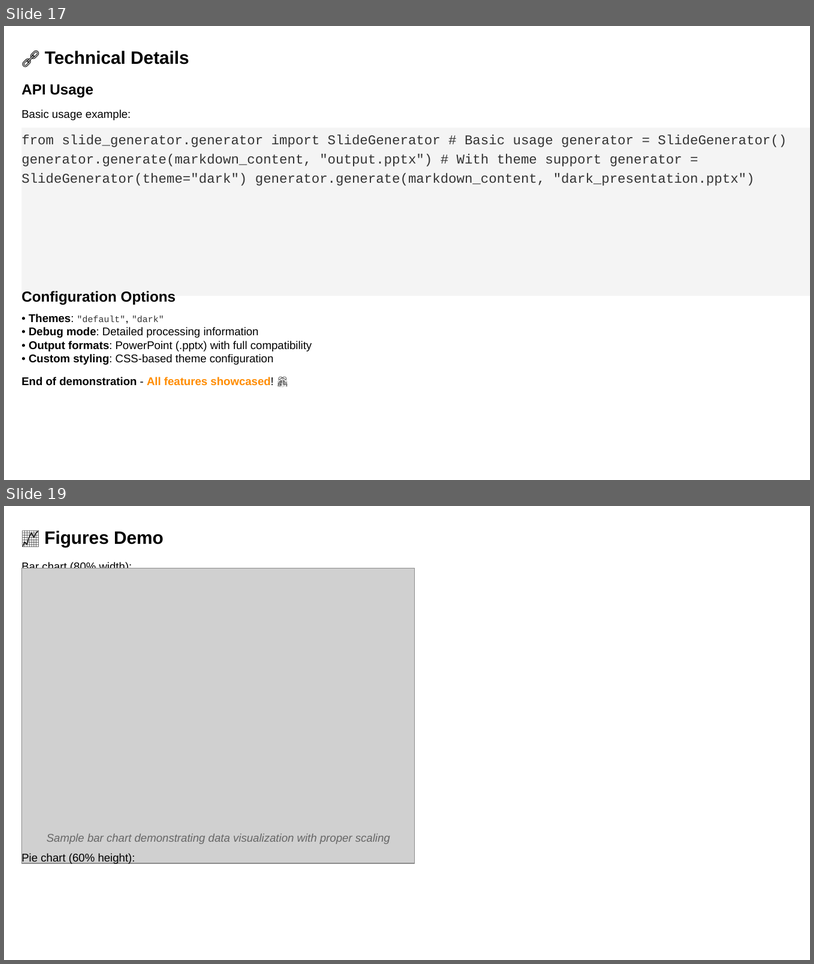
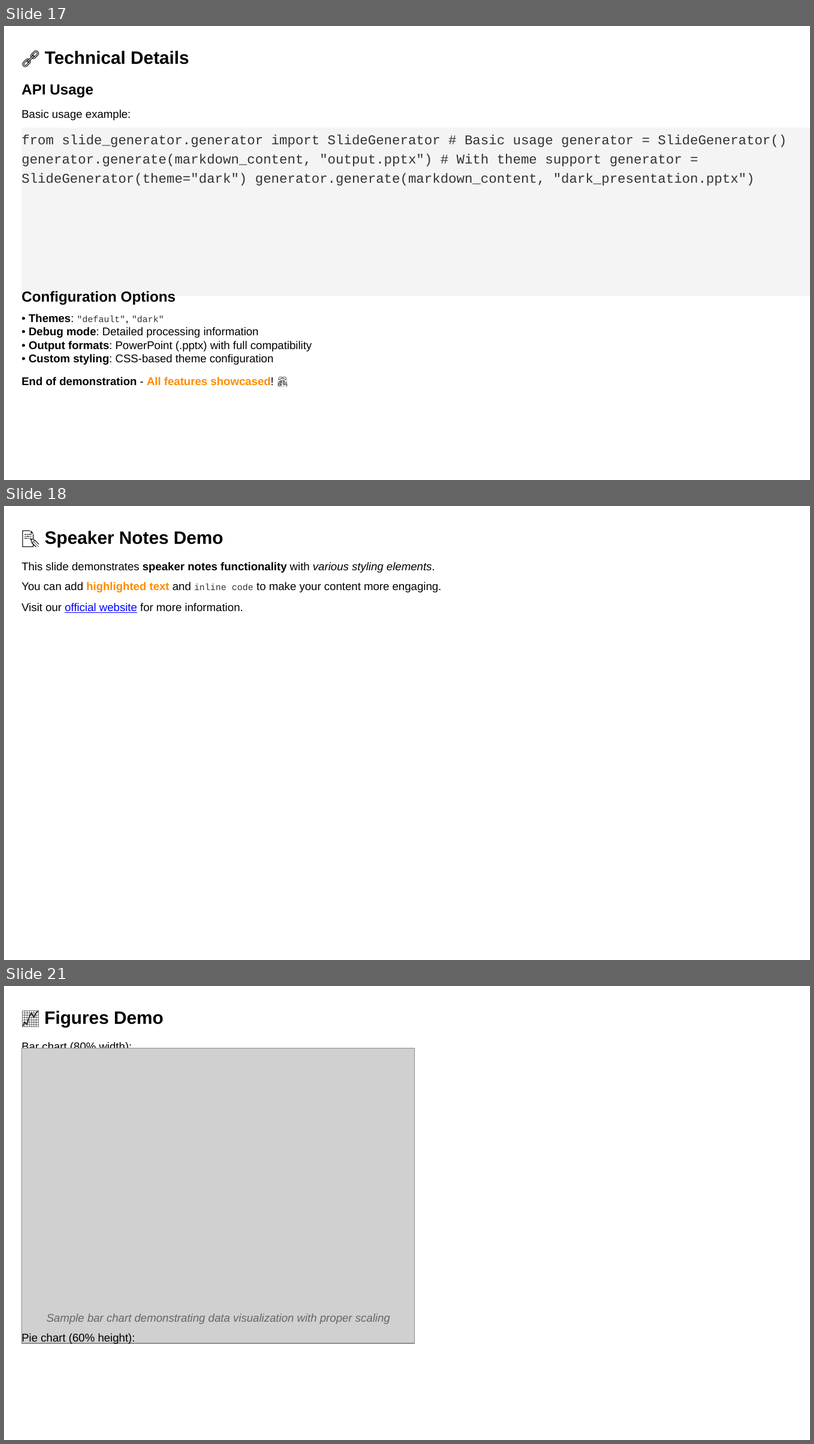
Before and after one commit to louisazhou/slidegenerator, a slide deck: output/comprehensive_demo_default.pptx. Shown one above the other, each under a label of ours: slides 17 and 19 before the commit, slides 17, 18 and 21 after it; the slides between them are not shown. The pictures are 814x964 and 814x1444 pixels, drawn with LibreOffice and Linux fonts; fonts in the diff are those of the drawing; grey boxes stand for pictures. Boxes give left, top, right and bottom in pixels: in the first picture for what was removed or moved away, otherwise in the second. Text is boxed around its words. In the diff, an @@ line names an element or a change of style, - is before the commit and + after.

```diff
--- a/output/comprehensive_demo_default.pptx
+++ b/output/comprehensive_demo_default.pptx
@@ slide 18 added at [4, 506, 810, 960], background #FFFFFF @@
@@ text added at [45, 531, 224, 547], 16 pt, text #000000, bold @@
+📝 Speaker Notes Demo
@@ text added at [21, 562, 435, 573], 10 pt, text #000000 @@
+This slide demonstrates speaker notes functionality with various styling elements.
@@ text added at [21, 582, 442, 592], 10 pt, text #000000 @@
+You can add highlighted text and inline code to make your content more engaging.
@@ text added at [21, 603, 243, 613], 10 pt, text #000000 @@
+Visit our official website for more information.
@@ what was slide 19 is now slide 21 @@
```
Also in this commit, not shown: 1 slide changed, 1 other slide added, 15 other files.
